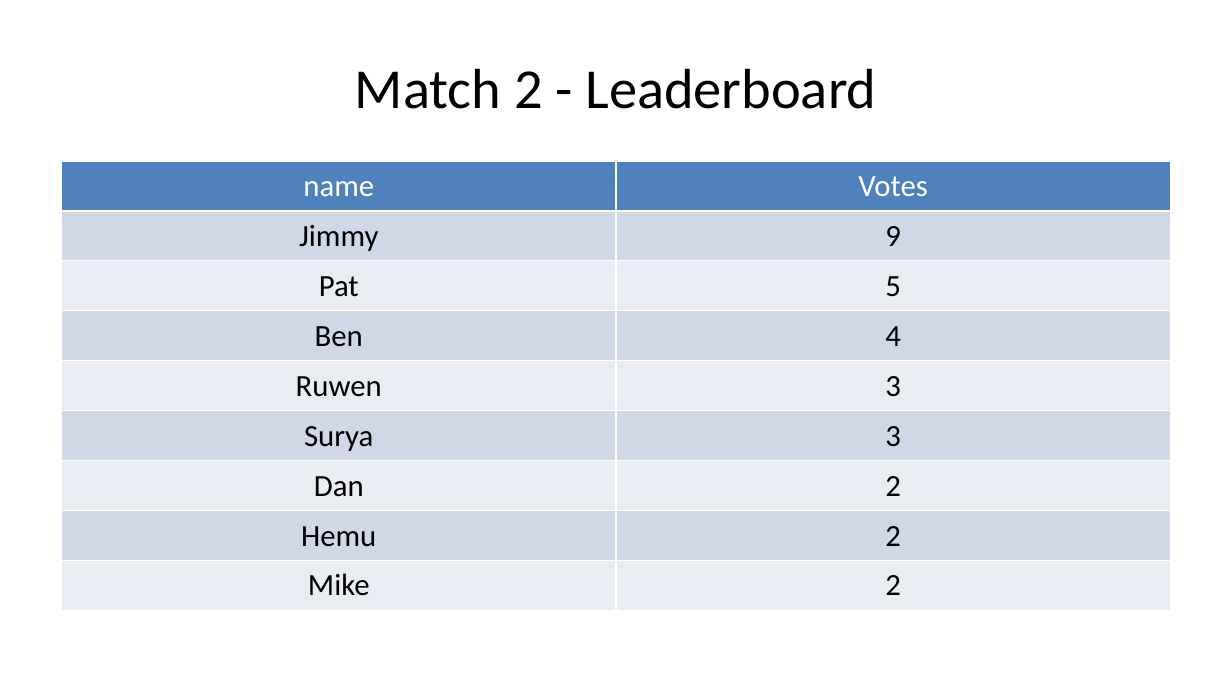
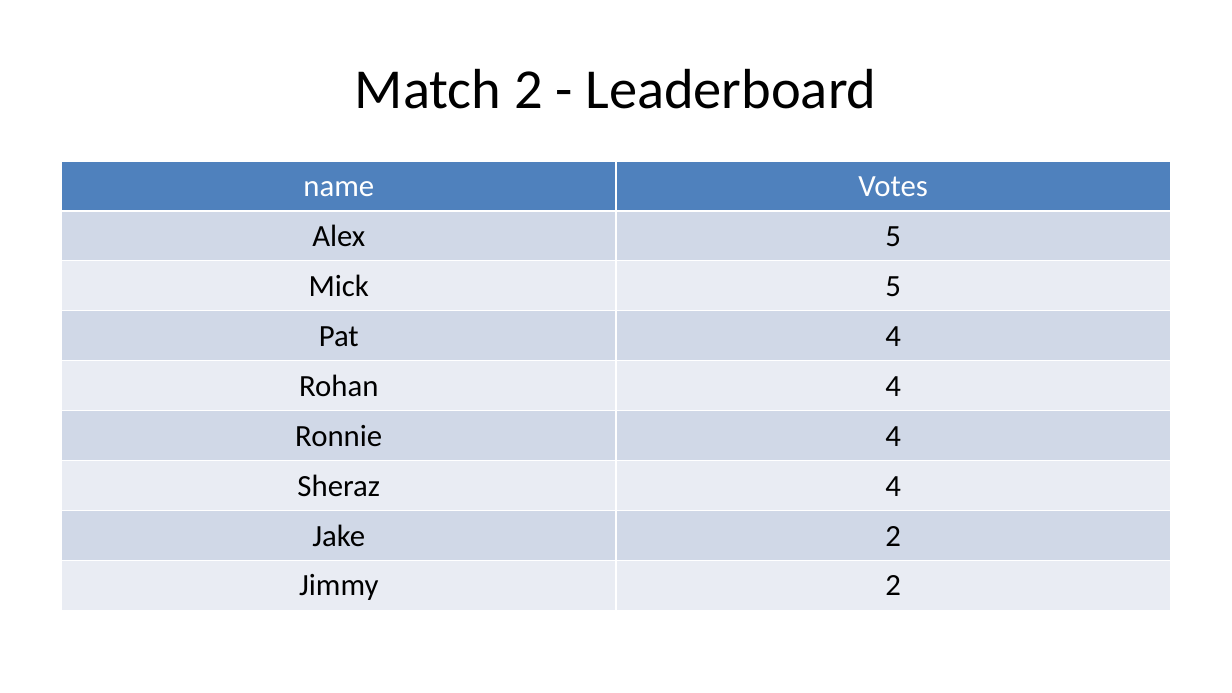
Before and after one commit to jimmyday12/nutty-cuckoo-super-kings, a slide deck: slide 12 of docs/presentations/s6-spring-2021/preso-s6-spring-2021.pptx. Drawn at 1232x693 pixels with LibreOffice and Linux fonts; fonts in the diff are those of the drawing. Boxes give left, top, right and bottom in pixels: in the first picture for what was removed or moved away, otherwise in the second. Text is boxed around its words. In the diff, an @@ line names an element or a change of style, - is before the commit and + after.

```diff
--- a/docs/presentations/s6-spring-2021/preso-s6-spring-2021.pptx
+++ b/docs/presentations/s6-spring-2021/preso-s6-spring-2021.pptx
@@ table at bbox=[62, 161, 1170, 618] @@
-row 2, column 1: Jimmy
+row 2, column 1: Alex
-row 2, column 2: 9
+row 2, column 2: 5
-row 3, column 1: Pat
+row 3, column 1: Mick
-row 4, column 1: Ben
+row 4, column 1: Pat
-row 5, column 1: Ruwen
+row 5, column 1: Rohan
-row 5, column 2: 3
+row 5, column 2: 4
-row 6, column 1: Surya
+row 6, column 1: Ronnie
-row 6, column 2: 3
+row 6, column 2: 4
-row 7, column 1: Dan
+row 7, column 1: Sheraz
-row 7, column 2: 2
+row 7, column 2: 4
-row 8, column 1: Hemu
+row 8, column 1: Jake
-row 9, column 1: Mike
+row 9, column 1: Jimmy
```
Also in this commit, not shown: 14 other slides changed, 9 slides removed, 19 other files.
